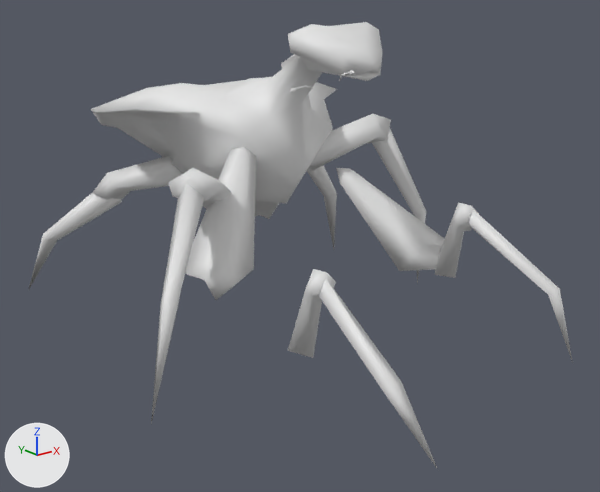
The FBX model Assets/Units/bogomol/bogomol.fbx, before and after one commit.
The view is the same before and after, from a camera (50 mm lens) standing at (-2.63, -4.22, 1.9) and looking at (-0.01, -0.95, 0.59). The axes (+X, +Y, +Z) are drawn at lower left. The lights are the same throughout. Where no turn or scale is listed for an object, it has been applied to the vertices.

The first picture shows 'zm_Frill', 'zm_Frill10', 'zm_Frill13', 'zm_Frill14', 'zm_Frill2', 'zm_Frill3', 'zm_Frill4', 'zm_Frill5', 'zm_Frill6', 'zm_Frill7', 'zm_Frill8', 'zm_Frill9', 'zm_Skin'.
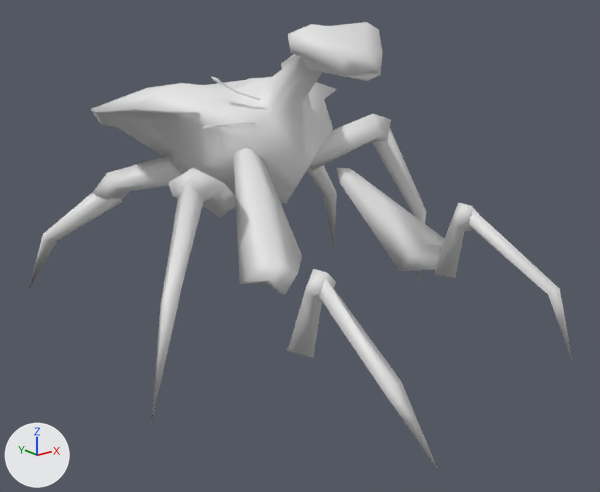
The change, as a list of edits to the scene's bpy script:
```text
Change ob_zm_frill3:
    ob_zm_frill3.rotation_euler: (-0.725, 0.168, -0.65) -> (-0.833, -0.132, -0.388)  # degrees (-42, 9.6, -37) -> degrees (-48, -7.6, -22)
Change ob_zm_fuehler_01:
    ob_zm_fuehler_01.location: (-0.242, -1.509, 1.511) -> (-0.174, -0.833, 1.355)
    ob_zm_fuehler_01.rotation_euler: (-0.232, -0.242, -0.457) -> (-2.355, -0.993, 0.00662)  # degrees (-13, -14, -26) -> degrees (-135, -57, 0.4)
Change ob_zm_frill6:
    ob_zm_frill6.rotation_euler: (0.337, -0.502, -2.46) -> (2.0, -0.00888, 2.05)  # degrees (19, -29, -141) -> degrees (115, -0.5, 117)
```

Location of each change, [x1, y1, x2, y2] in pixels of the pictures (600 x 492 px):
'zm_Frill3', turned
    before: [185, 147, 256, 300]
    after: [234, 147, 302, 296]
'zm_Frill6', turned
    before: [290, 85, 313, 93]
    after: [201, 123, 255, 129]
'zm_Fuehler_01', moved, turned
    before: [339, 70, 355, 81]
    after: [212, 77, 260, 100]
